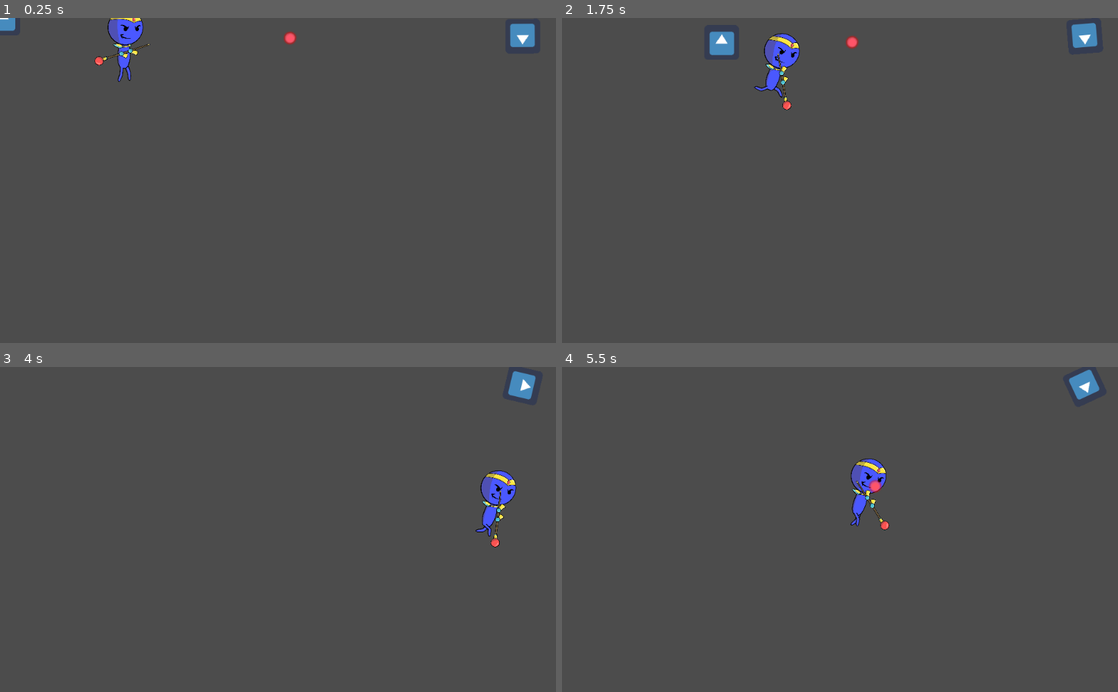
Above: before the commit, frames 1-4 (two rows, left to right).
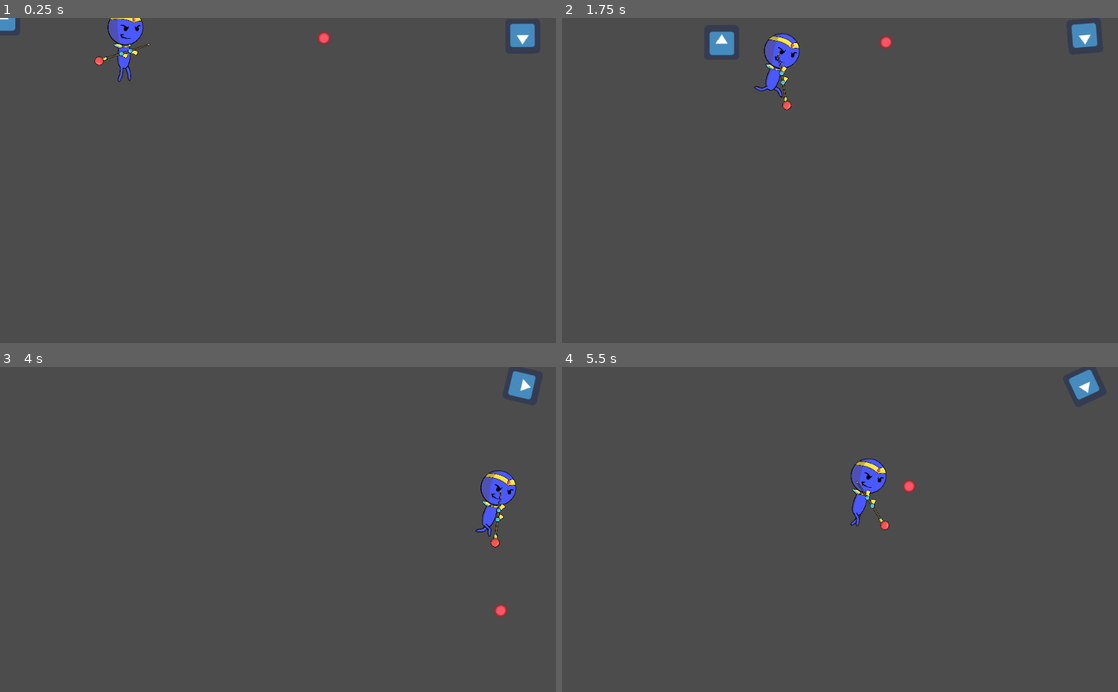
Above: after the commit, the same moments.

Repository: harchrisdytian/SUNY_Wowie_jam_2021
Game: Godot game, scene res://test_levels/Dale Test.tscn
The game is run twice, just before and just after one commit, with the same random seed, the same clock (stepped at 60 frames per second) and the same inputs. The project has no main scene, so this scene is started directly. The engine's default icon, where the game draws it, is replaced by a stand-in: a white triangle on a blue panel in a dark square.
Inputs (mouse positions are in pixels of both pictures, inside the frame that each line leads up to):
- Up to frame 1 (0.25 s): no input
- Up to frame 2 (1.75 s): move the mouse to (962, 164) at 0.52 s; hold D (right) 0.53-1.28 s; click (962, 164) at 0.67 s; move the mouse to (728, 196) at 1.27 s; hold S (backwards) from 1.28 s (still down)
- Up to frame 3 (4 s): move the mouse to (333, 458) at 2.02 s; release S (backwards) at 2.03 s; hold D (right) 2.03-2.78 s; move the mouse to (250, 594) at 2.77 s; hold W (forward) 2.78-3.53 s; click (250, 594) at 2.92 s; move the mouse to (444, 578) at 3.52 s; hold A (left) from 3.53 s (still down)
- Up to frame 4 (5.5 s): move the mouse to (673, 480) at 4.27 s; move the mouse to (867, 529) at 5.02 s; release A (left) at 5.03 s; hold S (backwards) from 5.03 s (still down); click (867, 529) at 5.17 s

The runs differ from the first frame. In frame 1, 0.2% of the frame differs, in the area x 51-60%, y 4-9%; in frame 2, 0.1%; in frame 3, less than 0.1%; in frame 4, 0.2%, in the area x 55-64%, y 34-39%.

Commit message:
added particles to suicidebomber

Diff:
--- a/Development/Enemies/EnemyBullet.tscn
+++ b/Development/Enemies/EnemyBullet.tscn
@@ -7,14 +7,17 @@
 radius = 47.0631
 
 [node name="EnemyBullet" type="Area2D"]
+position = Vector2( 250, 0 )
 scale = Vector2( 0.25, 0.25 )
 collision_layer = 2
 script = ExtResource( 1 )
 
 [node name="Sprite" type="Sprite" parent="."]
+position = Vector2( 250, 0 )
 scale = Vector2( 0.5, 0.5 )
 texture = ExtResource( 2 )
 
 [node name="CollisionShape2D" type="CollisionShape2D" parent="."]
+position = Vector2( 250, 0 )
 shape = SubResource( 1 )
 [connection signal="body_entered" from="." to="." method="_on_EnemyBullet_body_entered"]
--- a/Development/Enemies/Suicidebomber.gd
+++ b/Development/Enemies/Suicidebomber.gd
@@ -46,5 +46,10 @@
 	for idx in range(get_slide_count()):
 		var collision = get_slide_collision(idx)
 		if collision.collider.is_in_group("Player"):
-			print("imma blow you up")
-			queue_free()
+			$CollisionShape2D.disabled = true
+			$Particles2D.emitting = true
+			$DespawnTimer.start()
+
+
+func _on_DespawnTimer_timeout():
+	queue_free()
--- a/Development/Enemies/Suicidebomber.tscn
+++ b/Development/Enemies/Suicidebomber.tscn
@@ -15,6 +15,29 @@
 [sub_resource type="RectangleShape2D" id=2]
 extents = Vector2( 26.7722, 26.1972 )
 
+[sub_resource type="Gradient" id=3]
+colors = PoolColorArray( 0.141113, 0.0457516, 0.0457516, 1, 0.457031, 0.0339203, 0.0339203, 1 )
+
+[sub_resource type="GradientTexture" id=4]
+gradient = SubResource( 3 )
+
+[sub_resource type="ParticlesMaterial" id=5]
+emission_shape = 1
+emission_sphere_radius = 30.0
+flag_disable_z = true
+spread = 30.0
+gravity = Vector3( 0, 98, 0 )
+initial_velocity = 200.0
+initial_velocity_random = 1.0
+orbit_velocity = 0.0
+orbit_velocity_random = 1.0
+radial_accel = 10.0
+angle = 180.0
+scale = 5.0
+color_ramp = SubResource( 4 )
+hue_variation_random = 1.0
+anim_speed = 10.0
+
 [node name="Suicidebomber" type="KinematicBody2D" groups=[
 "Enemies",
 ]]
@@ -30,3 +53,15 @@
 [node name="Playerdetectionzone" parent="." instance=ExtResource( 3 )]
 position = Vector2( 0, -0.735092 )
 scale = Vector2( 2.16185, 2.16185 )
+
+[node name="Particles2D" type="Particles2D" parent="."]
+emitting = false
+amount = 500
+lifetime = 0.2
+one_shot = true
+process_material = SubResource( 5 )
+
+[node name="DespawnTimer" type="Timer" parent="."]
+wait_time = 0.2
+one_shot = true
+[connection signal="timeout" from="DespawnTimer" to="." method="_on_DespawnTimer_timeout"]
--- a/Development/Menue_Scene.tscn
+++ b/Development/Menue_Scene.tscn
@@ -22,10 +22,6 @@
 0/autotile/z_index_map = [  ]
 0/occluder_offset = Vector2( 0, 0 )
 0/navigation_offset = Vector2( 0, 0 )
-0/shape_offset = Vector2( 0, 0 )
-0/shape_transform = Transform2D( 1, 0, 0, 1, 0, 0 )
-0/shape_one_way = false
-0/shape_one_way_margin = 0.0
 0/shapes = [  ]
 0/z_index = 0
 1/name = "Dungeon Tileset + Spikes.png 1"
@@ -36,10 +32,6 @@
 1/tile_mode = 0
 1/occluder_offset = Vector2( 0, 0 )
 1/navigation_offset = Vector2( 0, 0 )
-1/shape_offset = Vector2( 0, 0 )
-1/shape_transform = Transform2D( 1, 0, 0, 1, 0, 0 )
-1/shape_one_way = false
-1/shape_one_way_margin = 0.0
 1/shapes = [  ]
 1/z_index = 0
 2/name = "Dungeon Tileset + Spikes.png 2"
@@ -59,10 +51,6 @@
 2/autotile/z_index_map = [  ]
 2/occluder_offset = Vector2( 0, 0 )
 2/navigation_offset = Vector2( 0, 0 )
-2/shape_offset = Vector2( 0, 0 )
-2/shape_transform = Transform2D( 1, 0, 0, 1, 0, 0 )
-2/shape_one_way = false
-2/shape_one_way_margin = 0.0
 2/shapes = [  ]
 2/z_index = 0
 3/name = "Dungeon Tileset + Spikes.png 3"
@@ -82,10 +70,6 @@
 3/autotile/z_index_map = [  ]
 3/occluder_offset = Vector2( 0, 0 )
 3/navigation_offset = Vector2( 0, 0 )
-3/shape_offset = Vector2( 0, 0 )
-3/shape_transform = Transform2D( 1, 0, 0, 1, 0, 0 )
-3/shape_one_way = false
-3/shape_one_way_margin = 0.0
 3/shapes = [  ]
 3/z_index = 0
 4/name = "Dungeon Tileset + Spikes.png 4"
@@ -105,10 +89,6 @@
 4/autotile/z_index_map = [  ]
 4/occluder_offset = Vector2( 0, 0 )
 4/navigation_offset = Vector2( 0, 0 )
-4/shape_offset = Vector2( 0, 0 )
-4/shape_transform = Transform2D( 1, 0, 0, 1, 0, 0 )
-4/shape_one_way = false
-4/shape_one_way_margin = 0.0
 4/shapes = [  ]
 4/z_index = 0
 5/name = "Dungeon Tileset + Spikes.png 5"
@@ -128,10 +108,6 @@
 5/autotile/z_index_map = [  ]
 5/occluder_offset = Vector2( 0, 0 )
 5/navigation_offset = Vector2( 0, 0 )
-5/shape_offset = Vector2( 0, 0 )
-5/shape_transform = Transform2D( 1, 0, 0, 1, 0, 0 )
-5/shape_one_way = false
-5/shape_one_way_margin = 0.0
 5/shapes = [  ]
 5/z_index = 0
 6/name = "Dungeon Tileset + Spikes.png 6"
@@ -151,10 +127,6 @@
 6/autotile/z_index_map = [  ]
 6/occluder_offset = Vector2( 0, 0 )
 6/navigation_offset = Vector2( 0, 0 )
-6/shape_offset = Vector2( 0, 0 )
-6/shape_transform = Transform2D( 1, 0, 0, 1, 0, 0 )
-6/shape_one_way = false
-6/shape_one_way_margin = 0.0
 6/shapes = [  ]
 6/z_index = 0
 7/name = "Dungeon Tileset + Spikes.png 7"
@@ -174,10 +146,6 @@
 7/autotile/z_index_map = [  ]
 7/occluder_offset = Vector2( 0, 0 )
 7/navigation_offset = Vector2( 0, 0 )
-7/shape_offset = Vector2( 0, 0 )
-7/shape_transform = Transform2D( 1, 0, 0, 1, 0, 0 )
-7/shape_one_way = false
-7/shape_one_way_margin = 0.0
 7/shapes = [  ]
 7/z_index = 0
 8/name = "Dungeon Tileset + Spikes.png 8"
@@ -197,10 +165,6 @@
 8/autotile/z_index_map = [  ]
 8/occluder_offset = Vector2( 0, 0 )
 8/navigation_offset = Vector2( 0, 0 )
-8/shape_offset = Vector2( 0, 0 )
-8/shape_transform = Transform2D( 1, 0, 0, 1, 0, 0 )
-8/shape_one_way = false
-8/shape_one_way_margin = 0.0
 8/shapes = [  ]
 8/z_index = 0
 9/name = "Dungeon Tileset + Spikes.png 9"
@@ -220,10 +184,6 @@
 9/autotile/z_index_map = [  ]
 9/occluder_offset = Vector2( 0, 0 )
 9/navigation_offset = Vector2( 0, 0 )
-9/shape_offset = Vector2( 0, 0 )
-9/shape_transform = Transform2D( 1, 0, 0, 1, 0, 0 )
-9/shape_one_way = false
-9/shape_one_way_margin = 0.0
 9/shapes = [  ]
 9/z_index = 0
 10/name = "Dungeon Tileset + Spikes.png 10"
@@ -243,10 +203,6 @@
 10/autotile/z_index_map = [  ]
 10/occluder_offset = Vector2( 0, 0 )
 10/navigation_offset = Vector2( 0, 0 )
-10/shape_offset = Vector2( 0, 0 )
-10/shape_transform = Transform2D( 1, 0, 0, 1, 0, 0 )
-10/shape_one_way = false
-10/shape_one_way_margin = 0.0
 10/shapes = [  ]
 10/z_index = 0
 11/name = "Dungeon Tileset + Spikes.png 11"
@@ -257,10 +213,6 @@
 11/tile_mode = 0
 11/occluder_offset = Vector2( 0, 0 )
 11/navigation_offset = Vector2( 0, 0 )
-11/shape_offset = Vector2( 0, 0 )
-11/shape_transform = Transform2D( 1, 0, 0, 1, 0, 0 )
-11/shape_one_way = false
-11/shape_one_way_margin = 0.0
 11/shapes = [  ]
 11/z_index = 0
 
Not shown: 1 places in Development/Enemies/Suicidebomber.tscn that only renumber resources
